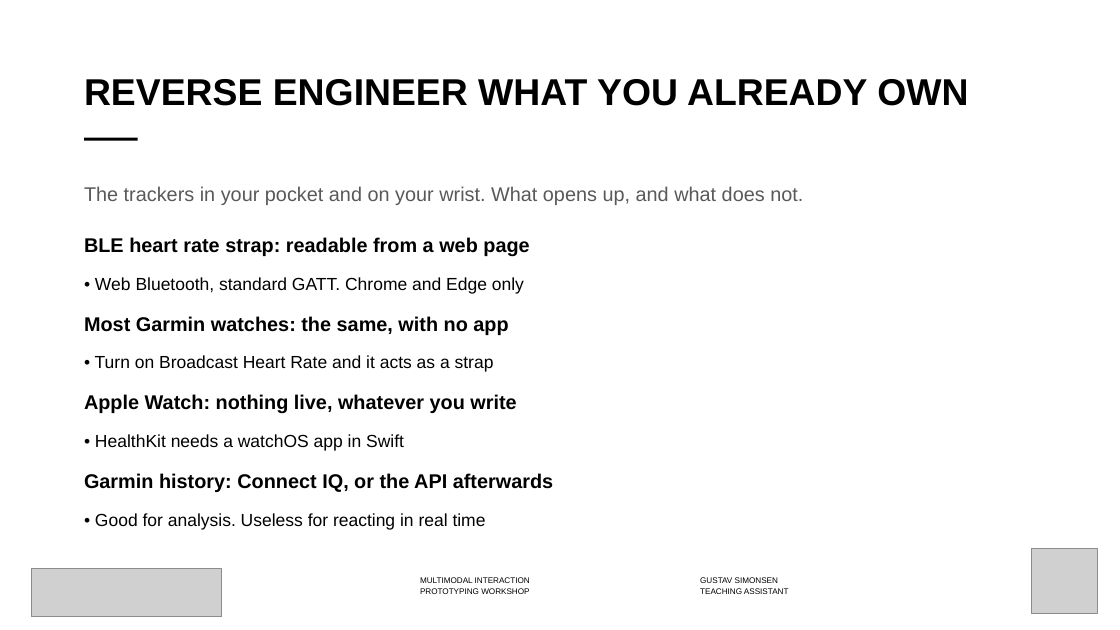
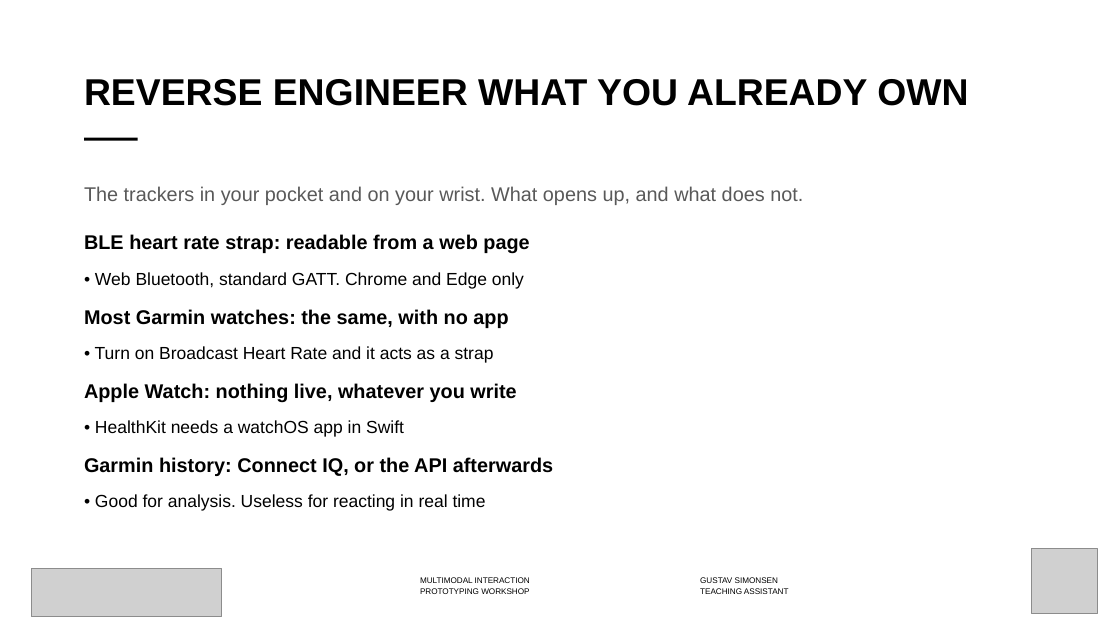
Before and after one commit to labtools-au/multimodal-actuator-workshop, a slide deck: slide 23 of docs/multimodal-actuator-workshop.pptx. Drawn at 1120x630 pixels with LibreOffice and Linux fonts; fonts in the diff are those of the drawing; grey boxes stand for pictures; background and template pictures are left out. Boxes give left, top, right and bottom in pixels: in the first picture for what was removed or moved away, otherwise in the second. Text is boxed around its words. In the diff, an @@ line names an element or a change of style, - is before the commit and + after.

```diff
--- a/docs/multimodal-actuator-workshop.pptx
+++ b/docs/multimodal-actuator-workshop.pptx
@@ text "The trackers in your pocket ..." at bbox=[84, 186, 803, 511]: less space between paragraphs @@
```
Also in this commit, not shown: 15 other slides changed, 9 other files.
